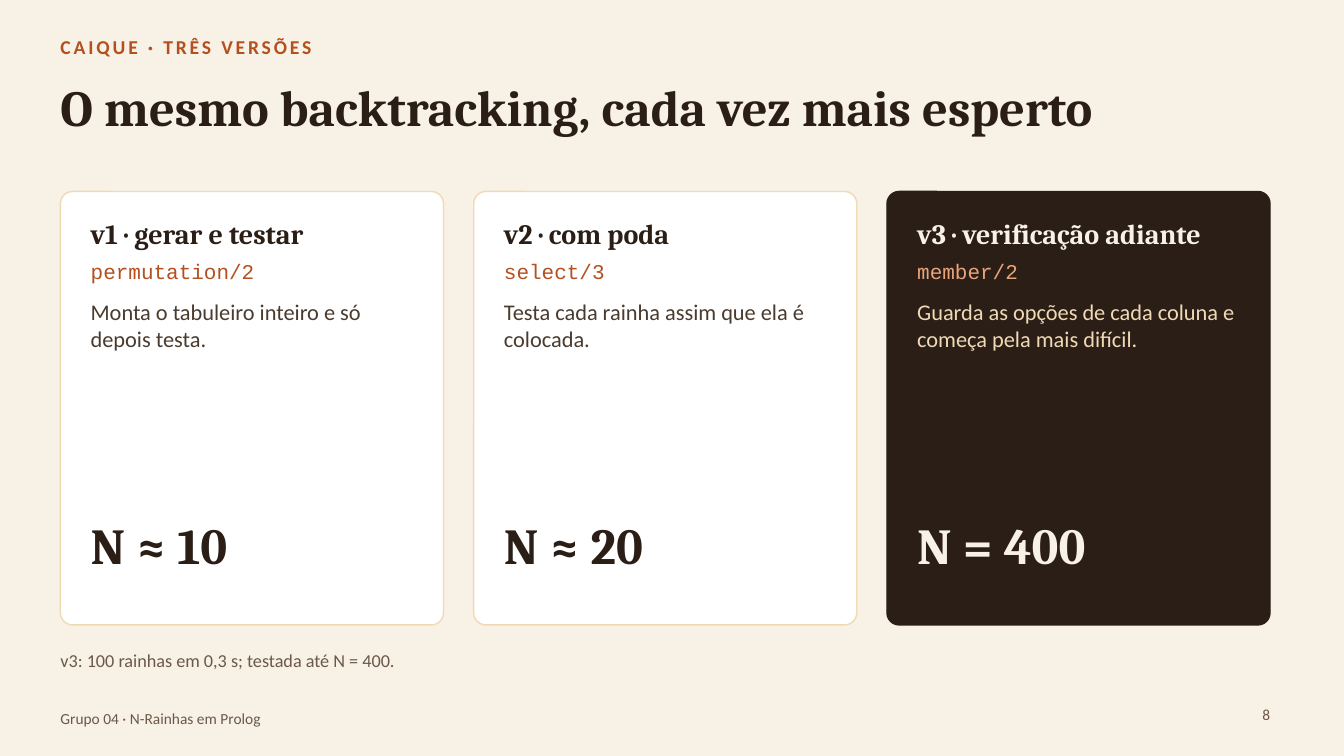
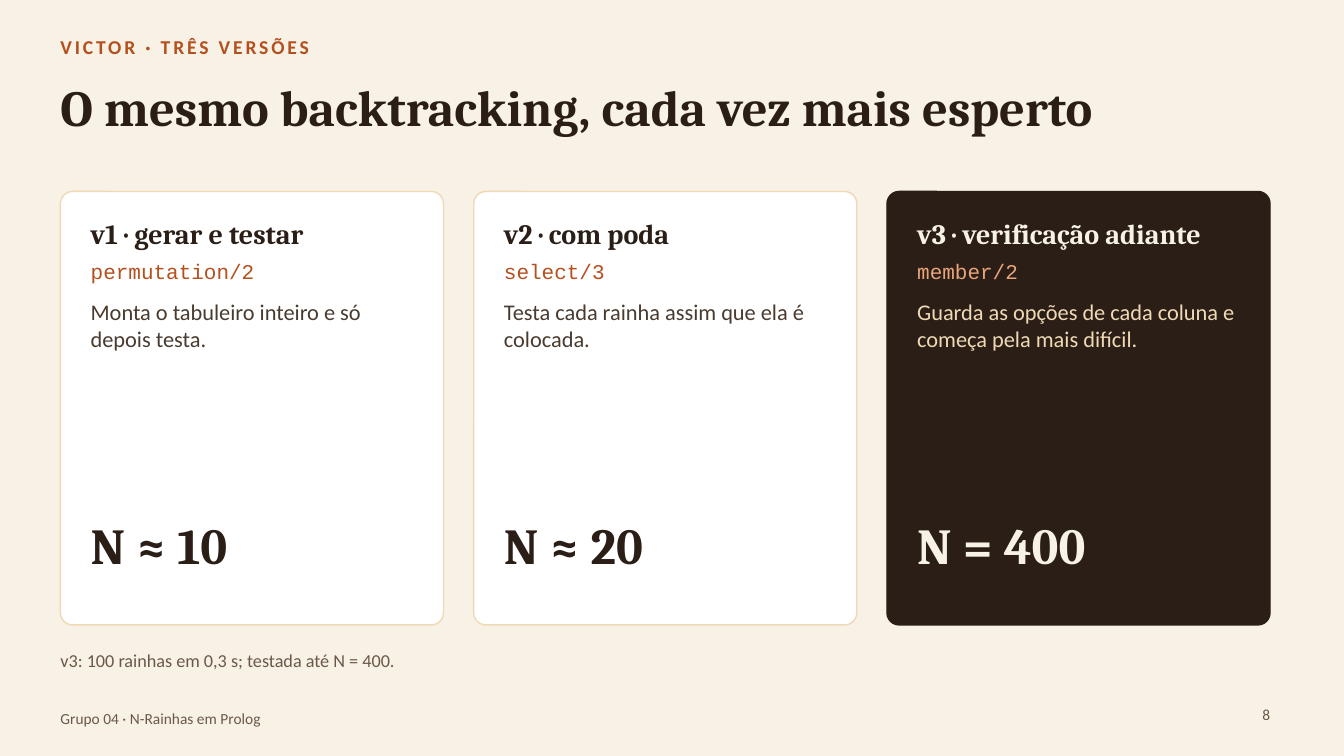
Before and after one commit to Alexandro-Junior/N-rainhas-com-backtracking, a slide deck: slide 8 of slides/Seminario-NRainhas-Grupo04.pptx. Drawn at 1344x756 pixels with LibreOffice and Linux fonts; fonts in the diff are those of the drawing. Boxes give left, top, right and bottom in pixels: in the first picture for what was removed or moved away, otherwise in the second. Text is boxed around its words. In the diff, an @@ line names an element or a change of style, - is before the commit and + after.

```diff
--- a/slides/Seminario-NRainhas-Grupo04.pptx
+++ b/slides/Seminario-NRainhas-Grupo04.pptx
@@ text at bbox=[60, 38, 309, 54]: text changed @@
-CAIQUE · TRÊS VERSÕES
+VICTOR · TRÊS VERSÕES
```
Also in this commit, not shown: 8 other slides changed.
